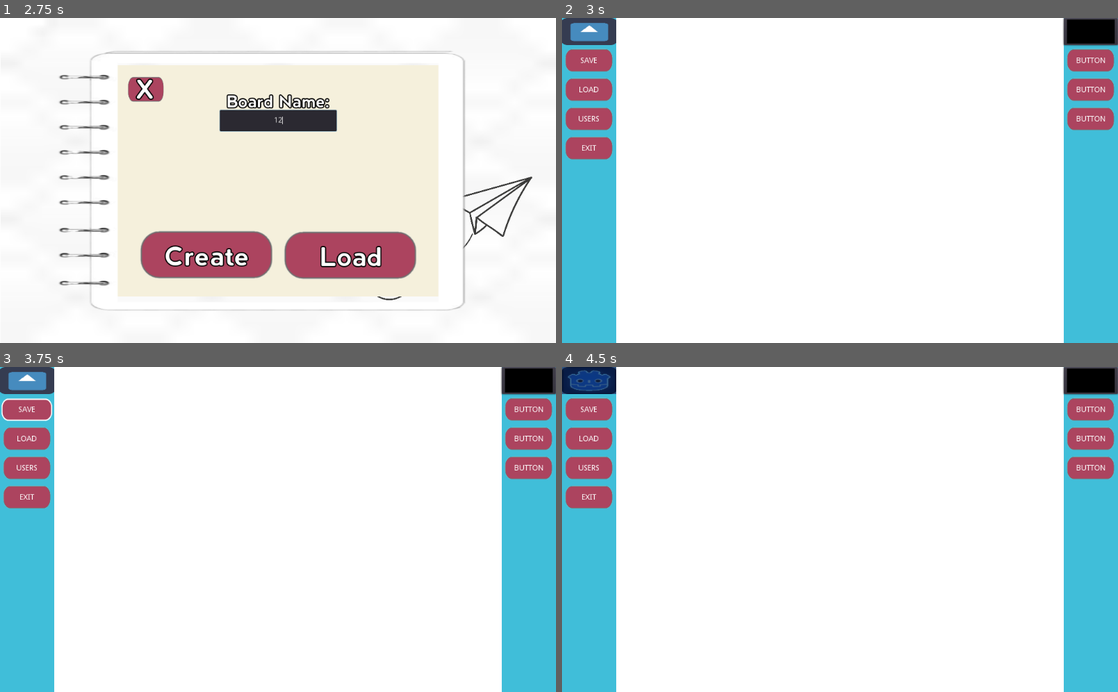
Above: before the commit, frames 1-4 (two rows, left to right).
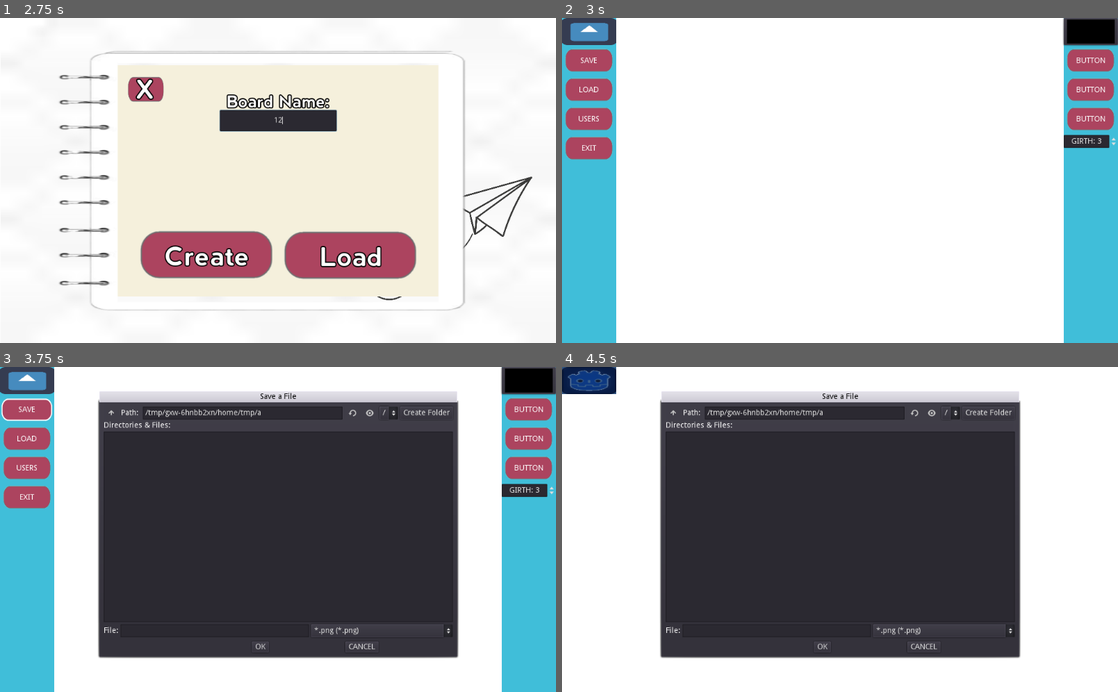
Above: after the commit, the same moments.

Repository: Sketch-Organization/Sketch-
Game: Godot game, scene res://Title.tscn
Same seed, same stepped clock (60 frames per second), same inputs: the game is played once before the commit and once after it. The engine's default icon, where the game draws it, is replaced by a stand-in: a white triangle on a blue panel in a dark square.
Inputs (mouse positions are in pixels of both pictures, inside the frame that each line leads up to):
- Up to frame 1 (2.75 s): tap Enter at 0.5 s; move the mouse to (400, 164) at 0.52 s; click (400, 164) at 0.6 s; click "Host" at 1.25 s; click (278, 118) at 2.02 s; type "12" at 2.1 s
- Up to frame 2 (3 s): click "Create" at 2.75 s
- Up to frame 3 (3.75 s): click "Save" at 3.5 s
- Up to frame 4 (4.5 s): click (589, 380) at 4.25 s

Frame 1 is identical in both runs. In frame 2, 0.3% of the frame differs, in the area x 90-100%, y 35-40%; in frame 3, 54%; in frame 4, 72%, in the area x 0-100%, y 0-100%.

Commit message:
Implemented the drawing board
- change color
- change width
- saving .pngs

Diff:
--- /dev/null
+++ b/SketchProject/Board.gd
@@ -0,0 +1,38 @@
+extends Control
+
+onready var canvas = get_node("ViewportContainer/Viewport/Canvas")
+
+var sav = false
+var fileSaver
+
+func _ready():
+#	fileSaver = get_node("FileDialog")
+	pass # Replace with function body.
+
+func _on_Button_button_up():
+	sav = true
+	fileSaver.show()
+	pass # Replace with function body.
+
+func _on_ViewportContainer_resized():
+#	viewport.set_size(get_size())
+	pass # Replace with function body.
+
+func setUtensilColor(newColor):
+	canvas.setColor(newColor)
+	pass
+
+func setUtensilWidth(newWidth):
+	canvas.setWidth(newWidth)
+	pass
+
+func saveData(path):
+	var img = get_node("ViewportContainer/Viewport").get_texture().get_data()
+	img.save_png(path)
+	pass
+
+func stopDrawing():
+	sav = true
+
+func resumeDrawing():
+	sav = false
--- /dev/null
+++ b/SketchProject/Board.tscn
@@ -0,0 +1,30 @@
+[gd_scene load_steps=3 format=2]
+
+[ext_resource path="res://Canvas.tscn" type="PackedScene" id=1]
+[ext_resource path="res://Board.gd" type="Script" id=2]
+
+[node name="Board" type="Control"]
+anchor_right = 1.0
+anchor_bottom = 1.0
+script = ExtResource( 2 )
+__meta__ = {
+"_edit_use_anchors_": false
+}
+
+[node name="ViewportContainer" type="ViewportContainer" parent="."]
+anchor_right = 1.0
+anchor_bottom = 1.0
+size_flags_horizontal = 3
+size_flags_vertical = 3
+stretch = true
+__meta__ = {
+"_edit_use_anchors_": false
+}
+
+[node name="Viewport" type="Viewport" parent="ViewportContainer"]
+size = Vector2( 1024, 600 )
+handle_input_locally = false
+render_target_update_mode = 3
+
+[node name="Canvas" parent="ViewportContainer/Viewport" instance=ExtResource( 1 )]
+[connection signal="resized" from="ViewportContainer" to="." method="_on_ViewportContainer_resized"]
--- /dev/null
+++ b/SketchProject/Canvas.gd
@@ -0,0 +1,34 @@
+extends Node
+
+onready var newLine = load("res://Line.tscn")
+var currentColor
+var currentWidth
+var parent
+
+func _ready():
+	parent = get_parent().get_parent().get_parent()
+	currentColor = Color("#000000")
+	currentWidth = 4
+	pass
+
+func _process(delta):
+	if Input.is_action_just_pressed("LeftClick"):
+		var line = newLine.instance()
+		if(parent.sav == false):
+			line.default_color = currentColor
+			line.width = currentWidth
+			add_child(line)
+
+func setColor(newColor):
+	currentColor = newColor
+	pass
+
+func setWidth(newWidth):
+	currentWidth = newWidth
+	pass
+
+func getColor():
+	return currentColor
+
+func getWidth():
+	return currentWidth
--- /dev/null
+++ b/SketchProject/Canvas.tscn
@@ -0,0 +1,6 @@
+[gd_scene load_steps=2 format=2]
+
+[ext_resource path="res://Canvas.gd" type="Script" id=2]
+
+[node name="Canvas" type="Node"]
+script = ExtResource( 2 )
--- a/SketchProject/DrawingBoard.gd
+++ b/SketchProject/DrawingBoard.gd
@@ -2,32 +2,70 @@
 
 var scene_path_to_load
 var exitPopup
-var gameUI
+var leftUI
+var rightUI
+var board
+var sav
+var fileSaver
 
 func _ready():
-	gameUI = get_node("SettingsUIHBox")
+	fileSaver = get_node("FileDialog")
+	leftUI = get_node("SettingsUIHBox/SettingsUI")
+	rightUI = get_node("SettingsUIHBox/UtensilEditor")
+	board = get_node("SettingsUIHBox/DrawingBoard/Board")
 	exitPopup = get_node("ExitPopup")
+	fileSaver.add_button("CANCEL", true, "CANCEL")
 	var button = $ExitPopup/MarginContainer/VBoxContainer/HBoxContainer/YesButton
 	button.connect("pressed", self, "_on_Button_pressed", [button.scene_to_load])
 	pass
 
 func _on_Button_pressed(scene_to_load):
+	board.resumeDrawing()
 	scene_path_to_load = scene_to_load
 	get_tree().change_scene(scene_path_to_load)
 	pass
 
 func _on_ExitButton_pressed():
+	board.stopDrawing()
 	exitPopup.show()
 	pass # Replace with function body.
 
-
 func _on_NoButton_pressed():
+	board.resumeDrawing()
 	exitPopup.hide()
 	pass # Replace with function body.
 
 func _on_SettingsButton_toggled(button_pressed):
-	if(button_pressed):
-		gameUI.show()
+	if(!button_pressed):
+		leftUI.show()
+		rightUI.show()
 	else:
-		gameUI.hide()
+		leftUI.hide()
+		rightUI.hide()
 	pass # Replace with function body.
+
+func _on_ColorPickerButton_color_changed(color):
+	board.setUtensilColor(color)
+	pass
+
+func _on_SpinBox_value_changed(value):
+	board.setUtensilWidth(value)
+	pass # Replace with function body.
+
+func _on_FileDialog_confirmed():
+	board.saveData(fileSaver.current_path)
+	board.resumeDrawing()
+	pass # Replace with function body.
+
+func _on_SaveButton_button_up():
+	board.stopDrawing()
+	fileSaver.show()
+	fileSaver.get_cancel().hide()
+	fileSaver.get_close_button().hide()
+	pass # Replace with function body.
+
+func _on_FileDialog_custom_action(action):
+	if(action == "CANCEL"):
+		fileSaver.hide()
+		board.resumeDrawing()
+	pass # Replace with function body.
--- a/SketchProject/DrawingBoard.tscn
+++ b/SketchProject/DrawingBoard.tscn
@@ -7,6 +7,7 @@
 [ext_resource path="res://onclick.PNG" type="Texture" id=5]
 [ext_resource path="res://DrawingBoard.gd" type="Script" id=6]
 [ext_resource path="res://ChangeSceneButton.gd" type="Script" id=7]
+[ext_resource path="res://Board.tscn" type="PackedScene" id=8]
 
 [node name="Control" type="Control"]
 anchor_right = 1.0
@@ -143,6 +144,8 @@
 margin_bottom = 600.0
 size_flags_horizontal = 3
 size_flags_vertical = 3
+
+[node name="Board" parent="SettingsUIHBox/DrawingBoard" instance=ExtResource( 8 )]
 
 [node name="UtensilEditor" type="Control" parent="SettingsUIHBox"]
 margin_left = 924.0
@@ -237,6 +240,16 @@
 __meta__ = {
 "_edit_use_anchors_": false
 }
+
+[node name="SpinBox" type="SpinBox" parent="SettingsUIHBox/UtensilEditor/VBoxContainer2"]
+margin_top = 216.0
+margin_right = 100.0
+margin_bottom = 240.0
+min_value = 3.0
+value = 3.0
+rounded = true
+align = 1
+prefix = "GIRTH:"
 
 [node name="Buttons" type="Control" parent="."]
 anchor_right = 1.0
@@ -354,6 +367,30 @@
 __meta__ = {
 "_edit_use_anchors_": false
 }
+
+[node name="FileDialog" type="FileDialog" parent="."]
+anchor_left = 0.5
+anchor_top = 0.5
+anchor_right = 0.5
+anchor_bottom = 0.5
+margin_left = -329.5
+margin_top = -235.0
+margin_right = 329.5
+margin_bottom = 235.0
+rect_min_size = Vector2( 400, 140 )
+popup_exclusive = true
+access = 2
+filters = PoolStringArray( "*.png" )
+current_dir = "C:/Users/erics/Desktop/Sketch-/SketchProject"
+current_path = "C:/Users/erics/Desktop/Sketch-/SketchProject/"
+__meta__ = {
+"_edit_use_anchors_": false
+}
+[connection signal="button_up" from="SettingsUIHBox/SettingsUI/VBoxContainer/SaveButton" to="." method="_on_SaveButton_button_up"]
 [connection signal="pressed" from="SettingsUIHBox/SettingsUI/VBoxContainer/ExitButton" to="." method="_on_ExitButton_pressed"]
+[connection signal="color_changed" from="SettingsUIHBox/UtensilEditor/VBoxContainer2/ColorPickerButton" to="." method="_on_ColorPickerButton_color_changed"]
+[connection signal="value_changed" from="SettingsUIHBox/UtensilEditor/VBoxContainer2/SpinBox" to="." method="_on_SpinBox_value_changed"]
 [connection signal="toggled" from="Buttons/SettingsButton" to="." method="_on_SettingsButton_toggled"]
 [connection signal="pressed" from="ExitPopup/MarginContainer/VBoxContainer/HBoxContainer/NoButton" to="." method="_on_NoButton_pressed"]
+[connection signal="confirmed" from="FileDialog" to="." method="_on_FileDialog_confirmed"]
+[connection signal="custom_action" from="FileDialog" to="." method="_on_FileDialog_custom_action"]
--- /dev/null
+++ b/SketchProject/Line.tscn
@@ -0,0 +1,14 @@
+[gd_scene load_steps=2 format=2]
+
+[ext_resource path="res://Pencil.gd" type="Script" id=1]
+
+[node name="Line" type="Line2D"]
+width = 3.0
+default_color = Color( 0, 0, 0, 1 )
+joint_mode = 2
+script = ExtResource( 1 )
+
+[node name="Timer" type="Timer" parent="."]
+wait_time = 0.001
+autostart = true
+[connection signal="timeout" from="Timer" to="." method="_on_Timer_timeout"]
--- /dev/null
+++ b/SketchProject/Pencil.gd
@@ -0,0 +1,16 @@
+extends Line2D
+
+var timer
+
+func _ready():
+	timer = get_node("Timer")
+	pass # Replace with function body.
+
+func _process(delta):
+	if(Input.is_action_just_released("LeftClick")):
+		timer.stop()
+
+func _on_Timer_timeout():
+	add_point(get_global_mouse_position())
+	timer.start()
+	pass # Replace with function body.
--- a/SketchProject/Title.tscn
+++ b/SketchProject/Title.tscn
@@ -502,6 +502,7 @@
 resizable = true
 mode = 0
 access = 2
+filters = PoolStringArray( "*.png" )
 current_dir = "C:/Users/erics/Desktop/Sketch-/SketchProject"
 current_path = "C:/Users/erics/Desktop/Sketch-/SketchProject/"
 __meta__ = {
--- a/SketchProject/project.godot
+++ b/SketchProject/project.godot
@@ -24,6 +24,14 @@
 
 window/size/resizable=false
 
+[input]
+
+LeftClick={
+"deadzone": 0.5,
+"events": [ Object(InputEventMouseButton,"resource_local_to_scene":false,"resource_name":"","device":-1,"alt":false,"shift":false,"control":false,"meta":false,"command":false,"button_mask":0,"position":Vector2( 0, 0 ),"global_position":Vector2( 0, 0 ),"factor":1.0,"button_index":1,"pressed":false,"doubleclick":false,"script":null)
+ ]
+}
+
 [rendering]
 
 quality/2d/use_pixel_snap=true
Not shown: 1 places in SketchProject/DrawingBoard.tscn that only renumber resources
